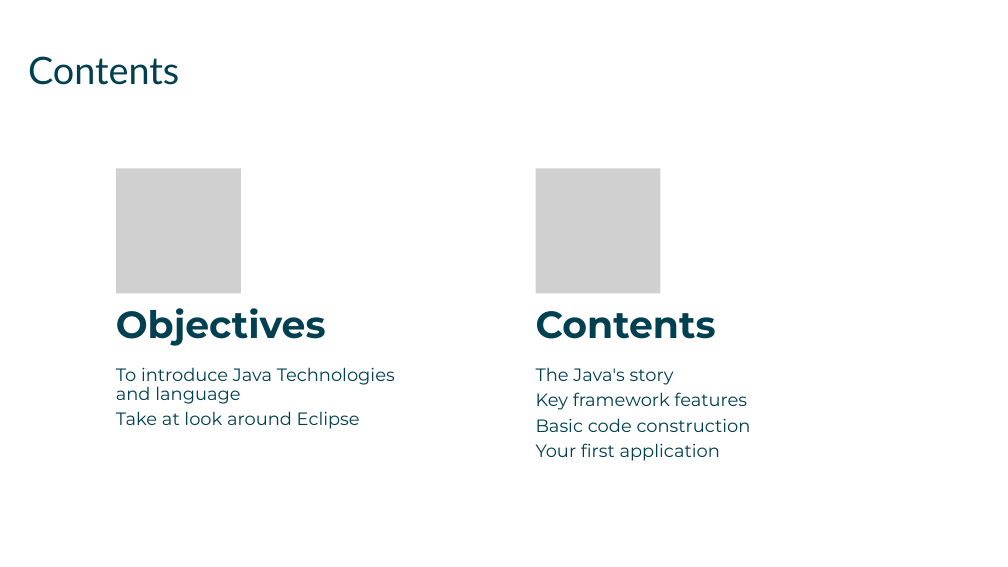
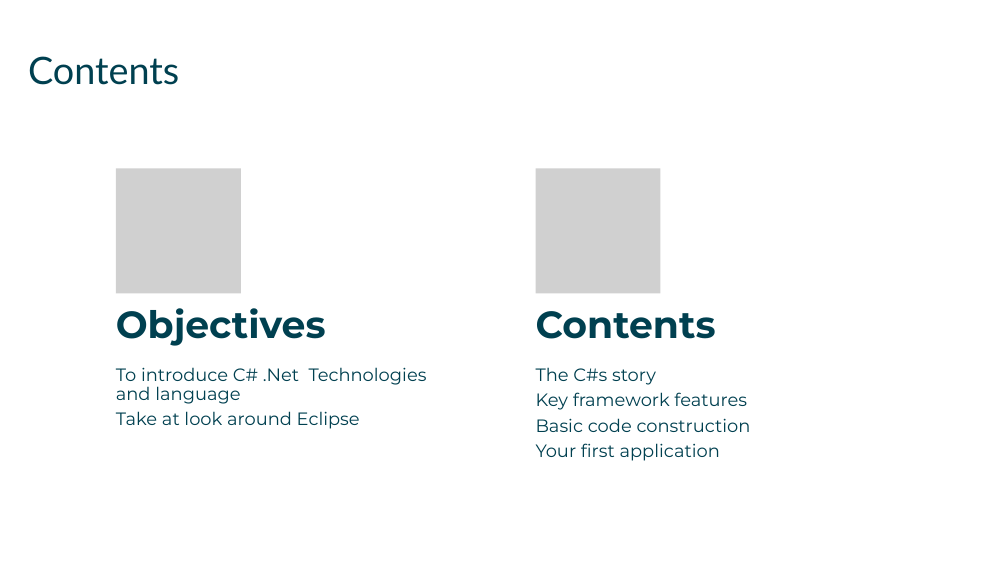
Before and after one commit to mikebaradaran/csharp, a slide deck: slide 2 of 01-C# Basics.pptx. Drawn at 1008x567 pixels with LibreOffice and Linux fonts; fonts in the diff are those of the drawing; grey boxes stand for pictures. Boxes give left, top, right and bottom in pixels: in the first picture for what was removed or moved away, otherwise in the second. Text is boxed around its words. In the diff, an @@ line names an element or a change of style, - is before the commit and + after.

```diff
--- a/01-C# Basics.pptx
+++ b/01-C# Basics.pptx
@@ text at <box>116,367,427,404</box>: text changed @@
-To introduce Java Technologies
-and language
+To introduce C# .Net Technologies
+and language
@@ text at <box>536,367,656,385</box>: text changed @@
-The Java's story
+The C#s story
```
Also in this commit, not shown: 2 other slides changed, 10 other files.
